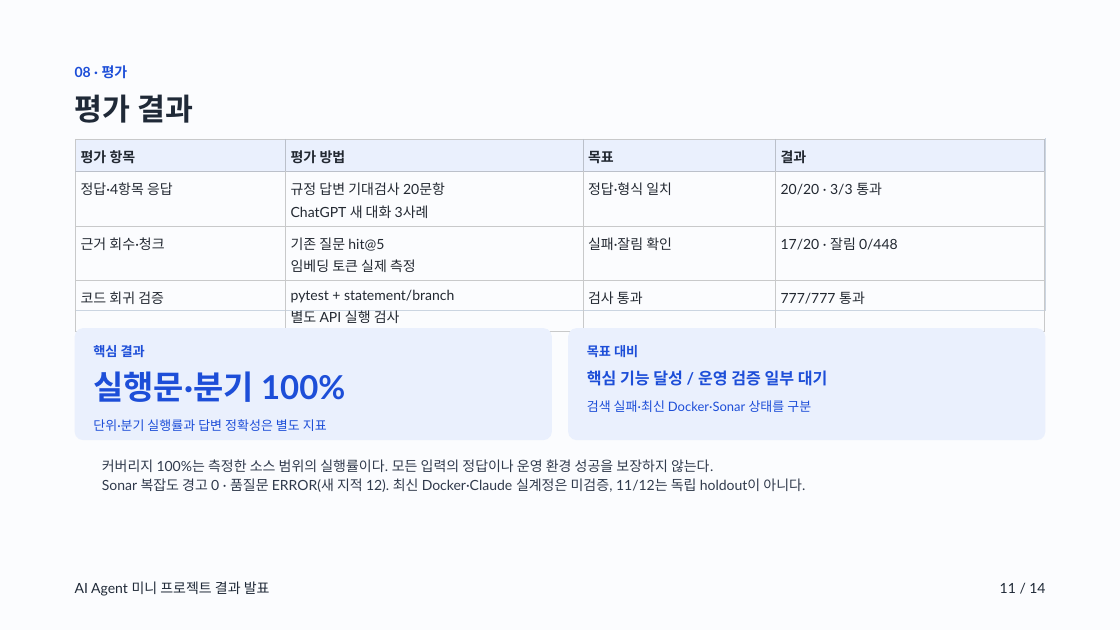
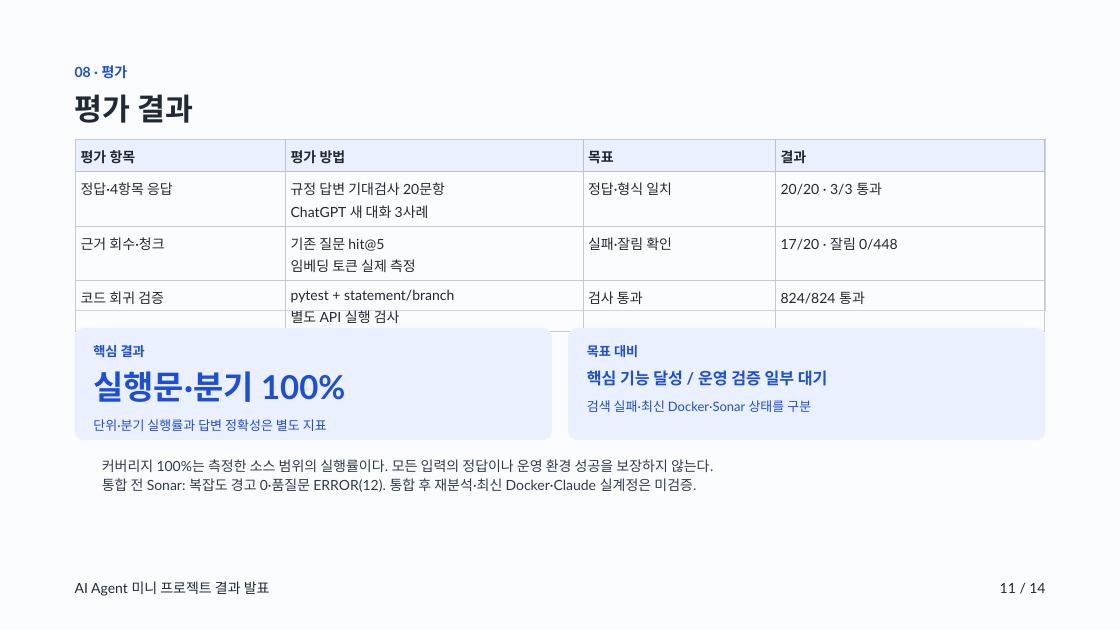
Before and after one commit to on21life-google/jolup-graduation-agent, a slide deck: slide 11 of artifacts/jolup-presentation-20261026.pptx. Drawn at 1120x630 pixels with LibreOffice and Linux fonts; fonts in the diff are those of the drawing. Boxes give left, top, right and bottom in pixels: in the first picture for what was removed or moved away, otherwise in the second. Text is boxed around its words. In the diff, an @@ line names an element or a change of style, - is before the commit and + after.

```diff
--- a/artifacts/jolup-presentation-20261026.pptx
+++ b/artifacts/jolup-presentation-20261026.pptx
@@ table at (76, 139, 1045, 327) @@
-row 4, column 4: 777/777 통과
+row 4, column 4: 824/824 통과
@@ text at (102, 478, 696, 492): text changed @@
-Sonar 복잡도 경고 0 · 품질문 ERROR(새 지적 12). 최신 Docker·Claude 실계정은 미검증, 11/12는 독립 holdout이 아니다.
+통합 전 Sonar: 복잡도 경고 0·품질문 ERROR(12). 통합 후 재분석·최신 Docker·Claude 실계정은 미검증.
```
Also in this commit, not shown: 6 other slides changed, 50 other files.
